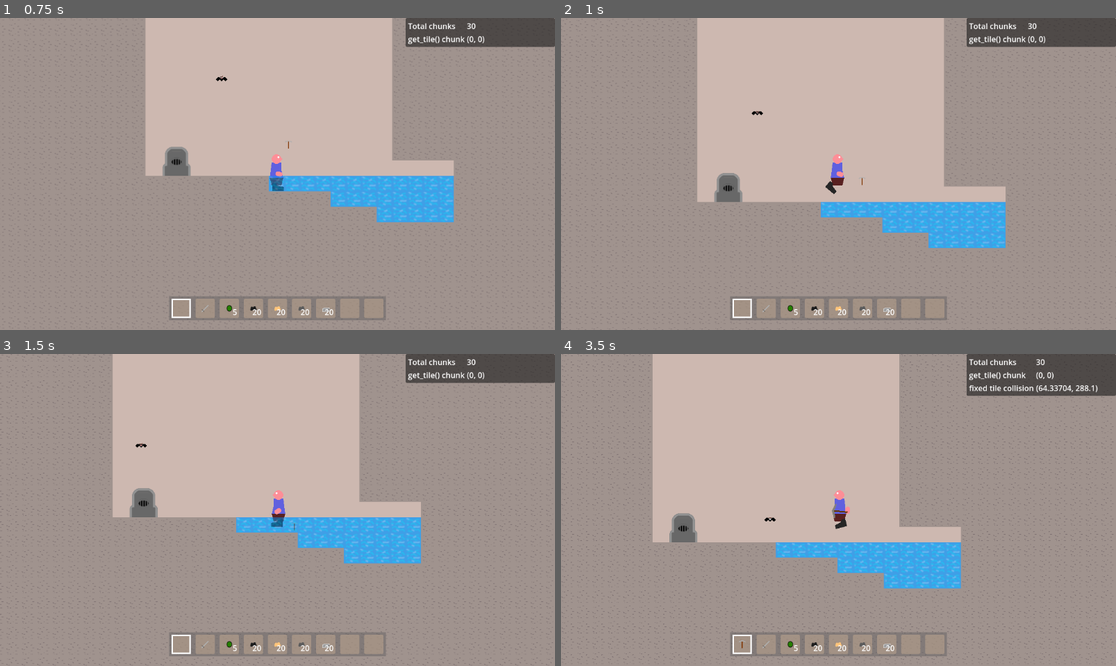
Above: before the commit, frames 1-4 (two rows, left to right).
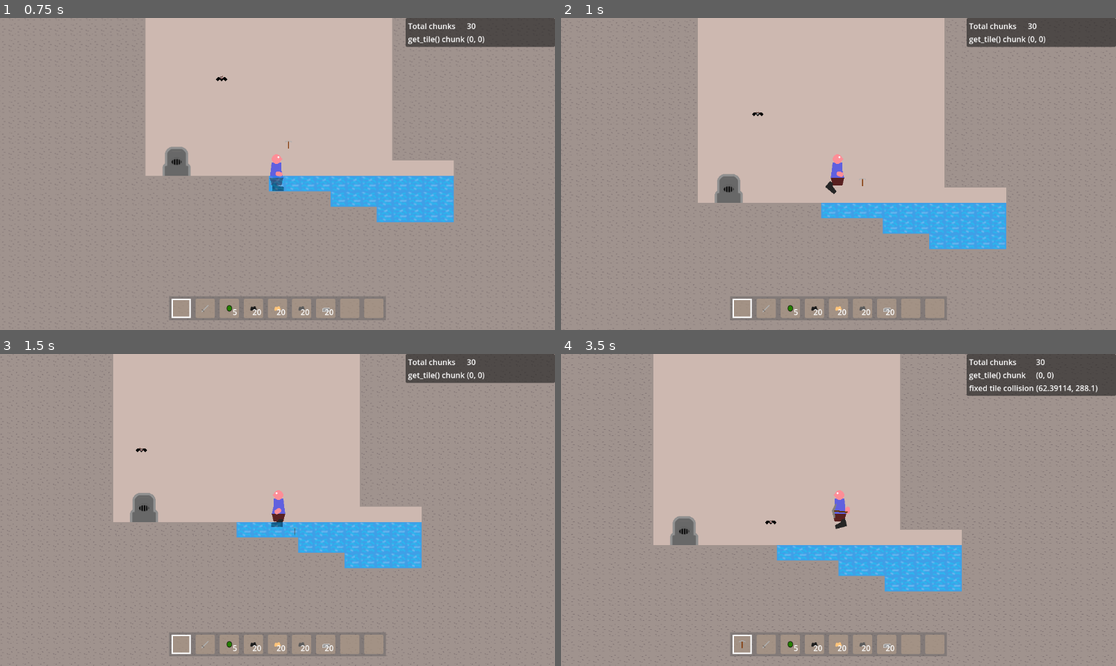
Above: after the commit, the same moments.

Repository: Griiimon/2D-Mining-Sandbox
Game: Godot game, scene res://scenes/test_game.tscn
Two runs of this game, one before a commit and one after it. Both use one fixed random seed, a clock stepped at 60 frames per second and the inputs below. The engine's default icon, where the game draws it, is replaced by a stand-in: a white triangle on a blue panel in a dark square.
Inputs (mouse positions are in pixels of both pictures, inside the frame that each line leads up to):
- Up to frame 1 (0.75 s): tap Enter at 0.5 s; move the mouse to (399, 158) at 0.52 s; hold D (right) from 0.53 s (still down); tap X (drop_item) at 0.6 s; click (399, 158) at 0.67 s
- Up to frame 2 (1 s): keep holding D (right); tap Up (jump) at 0.77 s
- Up to frame 3 (1.5 s): keep holding D (right); move the mouse to (166, 525) at 1.27 s; tap F (interact) at 1.35 s
- Up to frame 4 (3.5 s): tap Up (jump) at 1.52, 3.02 s; move the mouse to (894, 441) at 2.02 s; release D (right) at 2.03 s; hold A (left) 2.03-2.78 s; tap E (next_hotbar_item) at 2.1 s; move the mouse to (810, 572) at 2.77 s; hold D (right) from 2.78 s (still down); tap Q (previous_hotbar_item) at 2.85 s; click (810, 572) at 2.92 s

Frame 1 is identical in both runs. In frame 2, 1.5% of the frame differs, in the area x 0-100%, y 0-98%; in frame 3, 3.7%; in frame 4, 3.8%, in the area x 0-100%, y 0-99%.

Commit message:
moved down tile detectors

Diff:
--- a/scenes/player.tscn
+++ b/scenes/player.tscn
@@ -362,10 +362,10 @@
 shape = SubResource("CapsuleShape2D_nwn3q")
 
 [node name="Low Tile Detector" parent="." instance=ExtResource("7_4vqib")]
-position = Vector2(0, 25)
-
-[node name="High Tile Detector" parent="." instance=ExtResource("7_4vqib")]
-position = Vector2(0, -15)
+position = Vector2(0, 32)
+
+[node name="Mid Tile Detector" parent="." instance=ExtResource("7_4vqib")]
+position = Vector2(0, -8)
 
 [node name="Player UI" parent="." instance=ExtResource("4_8hau5")]
 
--- a/scripts/player/player.gd
+++ b/scripts/player/player.gd
@@ -30,7 +30,7 @@
 
 @onready var ui: UI= $"Player UI"
 @onready var low_tile_detector: TileDetector = $"Low Tile Detector"
-@onready var high_tile_detector: TileDetector = $"High Tile Detector"
+@onready var mid_tile_detector: TileDetector = $"Mid Tile Detector"
 
 
 var gravity = ProjectSettings.get_setting("physics/2d/default_gravity")
@@ -429,13 +429,13 @@
 
 
 func is_swimming()-> bool:
-	return low_tile_detector.is_in_fluid() and high_tile_detector.is_in_fluid()
+	return low_tile_detector.is_in_fluid() and mid_tile_detector.is_in_fluid()
 
 
 func get_max_speed()-> float:
 	var result: float= speed
 
-	if low_tile_detector.is_in_fluid() or high_tile_detector.is_in_fluid():
+	if low_tile_detector.is_in_fluid() or mid_tile_detector.is_in_fluid():
 		result/= 2
 
 	return result
